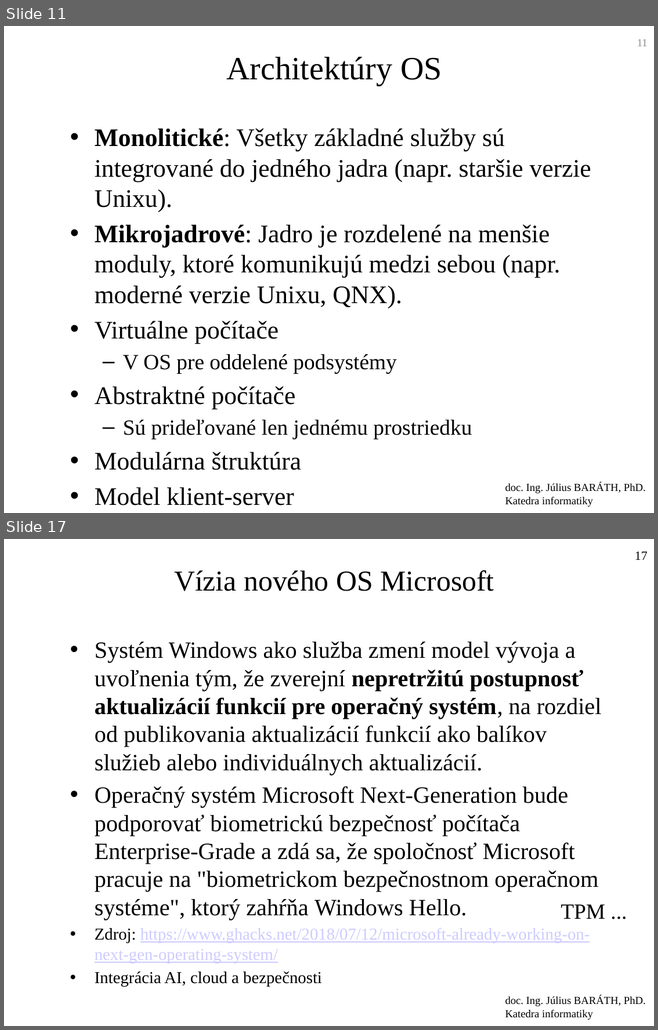
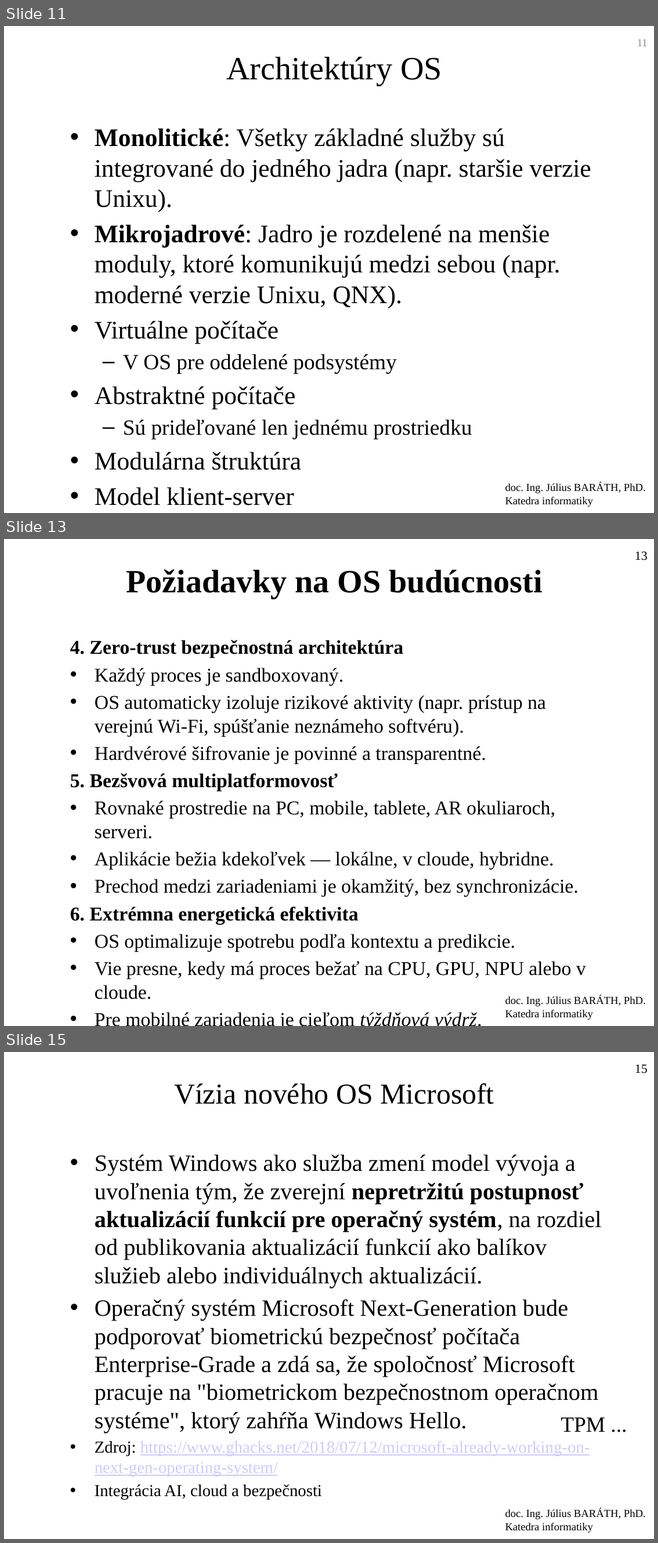
Before and after one commit to jb23lm87/OS-prednasky, a slide deck: OS 1 Úvod do OS.pptx. Shown one above the other, each under a label of ours: slides 11 and 17 before the commit, slides 11, 13 and 15 after it; the slides between them are not shown. The pictures are 658x1030 and 658x1543 pixels, drawn with LibreOffice and Linux fonts; fonts in the diff are those of the drawing. Boxes give left, top, right and bottom in pixels: in the first picture for what was removed or moved away, otherwise in the second. Text is boxed around its words. In the diff, an @@ line names an element or a change of style, - is before the commit and + after.

```diff
--- a/OS 1 Úvod do OS.pptx
+++ b/OS 1 Úvod do OS.pptx
@@ slide 13 added at (x1=4, y1=539, x2=654, y2=1026), background #FFFFFF; not listed: 1 template element that a slide beside it also shows @@
@@ page number added at (x1=634, y1=551, x2=647, y2=560), 14 pt, text #000000 @@
+13
@@ title added at (x1=126, y1=569, x2=542, y2=598), 36 pt, text #000000, bold @@
+Požiadavky na OS budúcnosti
@@ text added at (x1=70, y1=640, x2=586, y2=1000), 21.7 pt, text #000000 @@
+4. Zero‑trust bezpečnostná architektúra
+• Každý proces je sandboxovaný.
+• OS automaticky izoluje rizikové aktivity (napr. prístup na verejnú Wi‑Fi, spúšťanie neznámeho softvéru).
+• Hardvérové šifrovanie je povinné a transparentné.
+5. Bezšvová multiplatformovosť
+• Rovnaké prostredie na PC, mobile, tablete, AR okuliaroch, serveri.
+• Aplikácie bežia kdekoľvek — lokálne, v cloude, hybridne.
+• Prechod medzi zariadeniami je okamžitý, bez synchronizácie.
+6. Extrémna energetická efektivita
+• OS optimalizuje spotrebu podľa kontextu a predikcie.
+• Vie presne, kedy má proces bežať na CPU, GPU, NPU alebo v cloude.
+• Pre mobilné zariadenia je cieľom týždňová výdrž.
@@ what was slide 17 is now slide 15 @@
@@ page number at (x1=634, y1=1064, x2=647, y2=1073): text changed @@
-17
+15
```
Also in this commit, not shown: 1 slide changed, 1 other slide added, 4 slides removed.
